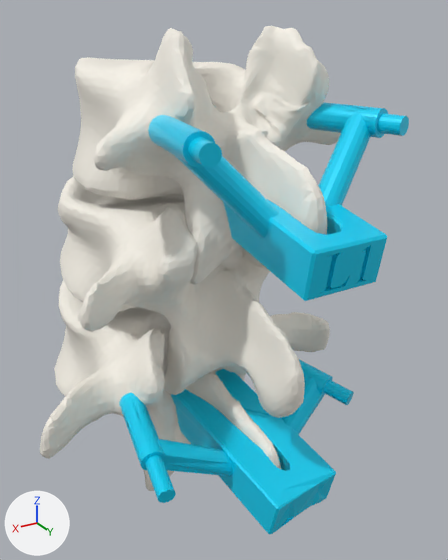
The glTF model g1t0.glb, before and after one commit.
Before and after are seen from a camera (50 mm lens) standing at (0.0702, 0.1366, 0.0622) and looking at (-0.0064, 0.0089, -0.0016). The axes (+X, +Y, +Z) are drawn at lower left. The lights are the same throughout. The first picture is the older version.

Script lines for the objects in view, before the commit:
```python
mat_guide = principled_material('guide')
mat_guide.base_color = (0.0, 0.698, 1.0)  # cyan #00daff
mat_guide.metallic = 0.15
mat_guide.roughness = 0.3
me_guide_l1 = bpy.data.meshes.new('Guide_L1')
me_guide_l1.from_pydata(...)  # 5986 vertices, 11965 faces; spans x -0.0292..0.0228, y -0.0223..0.0588, z 0.0143..0.0442
me_guide_l1.materials.append(mat_guide)  # cyan #00daff
me_guide_l3 = bpy.data.meshes.new('Guide_L3')
me_guide_l3.from_pydata(...)  # 10830 vertices, 21640 faces; spans x -0.0326..0.0289, y -0.0366..0.049, z -0.0514..-0.0175
me_guide_l3.materials.append(mat_guide)  # cyan #00daff
me_l1 = bpy.data.meshes.new('L1')
me_l1.from_pydata(...)  # 4520 vertices, 9044 faces; spans x -0.0347..0.0316, y -0.0328..0.0502, z 0.0048..0.0598
me_l1.materials.append(mat_os)  # white #f8f4e9
me_l2 = bpy.data.meshes.new('L2')
me_l2.from_pydata(...)  # 6913 vertices, 13826 faces; spans x -0.038..0.0372, y -0.0412..0.0464, z -0.029..0.0257
me_l2.materials.append(mat_os)  # white #f8f4e9
me_l3 = bpy.data.meshes.new('L3')
me_l3.from_pydata(...)  # 5230 vertices, 10468 faces; spans x -0.0468..0.0468, y -0.0502..0.0393, z -0.0598..-0.0085
me_l3.materials.append(mat_os)  # white #f8f4e9
ob_guide_l1 = bpy.data.objects.new('Guide_L1', me_guide_l1)
ob_guide_l1.location = (0.0, 0.0, 0.0)
ob_guide_l3 = bpy.data.objects.new('Guide_L3', me_guide_l3)
ob_guide_l3.location = (0.0, 0.0, 0.0)
ob_l1 = bpy.data.objects.new('L1', me_l1)
ob_l1.location = (0.0, 0.0, 0.0)
ob_l2 = bpy.data.objects.new('L2', me_l2)
ob_l2.location = (0.0, 0.0, 0.0)
ob_l3 = bpy.data.objects.new('L3', me_l3)
ob_l3.location = (0.0, 0.0, 0.0)
```
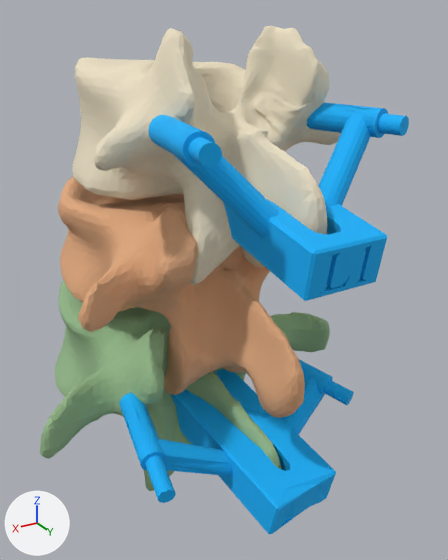
What differs and where, as boxes [x1, y1, x2, y2] in the pictures (448 x 560 px):
```json
{"object": "L1", "change": "recoloured", "before": [73, 25, 341, 285], "after": [73, 25, 341, 285]}
{"object": "L2", "change": "recoloured", "before": [58, 176, 305, 418], "after": [58, 176, 305, 418], "on screen": "white to beige"}
{"object": "Guide_L1", "change": "recoloured, surface changed", "before": [148, 102, 409, 301], "after": [148, 102, 409, 301]}
{"object": "Guide_L3", "change": "recoloured, surface changed", "before": [119, 359, 354, 534], "after": [119, 359, 354, 534]}
{"object": "L3", "change": "recoloured", "before": [40, 279, 330, 491], "after": [40, 279, 330, 491], "on screen": "white to greyish green"}
```

Edits to the scene script, one JSON object a line:
```json
{"op": "set", "path": "mat_guide.base_color", "old": "(0.0, 0.698, 1.0)", "new": "(0.0, 0.455, 1.0)", "note": "cyan #00daff -> cyan #00b4ff"}
{"op": "set", "path": "mat_guide.roughness", "old": "0.3", "new": "0.85"}
{"op": "add", "block": "mat_os_l3", "code": ["mat_os_l3 = principled_material('os_L3')", "mat_os_l3.base_color = (0.31, 0.498, 0.267)  # greyish green #97bb8d", "mat_os_l3.roughness = 1.0"]}
{"op": "add", "block": "mat_os_l2", "code": ["mat_os_l2 = principled_material('os_L2')", "mat_os_l2.base_color = (0.769, 0.412, 0.22)  # beige #e3ac81", "mat_os_l2.roughness = 1.0"]}
{"op": "add", "block": "mat_os_l1", "code": ["mat_os_l1 = principled_material('os_L1')", "mat_os_l1.base_color = (0.843, 0.753, 0.561)  # beige #ede1c5", "mat_os_l1.roughness = 1.0"]}
{"block": "me_l1", "where": "me_l1.from_pydata(...)  # 4520 vertices, 9044 faces; spans x -0.0347..0.0316, y -0.0328..0.0502, z 0.0048..0.0598"}
{"op": "remove", "block": "me_l1", "code": "me_l1.materials.append(mat_os)  # white #f8f4e9"}
{"op": "add", "block": "me_l1", "code": "me_l1.materials.append(mat_os_l1)  # beige #ede1c5"}
{"block": "me_l2", "where": "me_l2.from_pydata(...)  # 6913 vertices, 13826 faces; spans x -0.038..0.0372, y -0.0412..0.0464, z -0.029..0.0257"}
{"op": "remove", "block": "me_l2", "code": "me_l2.materials.append(mat_os)  # white #f8f4e9"}
{"op": "add", "block": "me_l2", "code": "me_l2.materials.append(mat_os_l2)  # beige #e3ac81"}
{"block": "me_l3", "where": "me_l3.from_pydata(...)  # 5230 vertices, 10468 faces; spans x -0.0468..0.0468, y -0.0502..0.0393, z -0.0598..-0.0085"}
{"op": "remove", "block": "me_l3", "code": "me_l3.materials.append(mat_os)  # white #f8f4e9"}
{"op": "add", "block": "me_l3", "code": "me_l3.materials.append(mat_os_l3)  # greyish green #97bb8d"}
```
